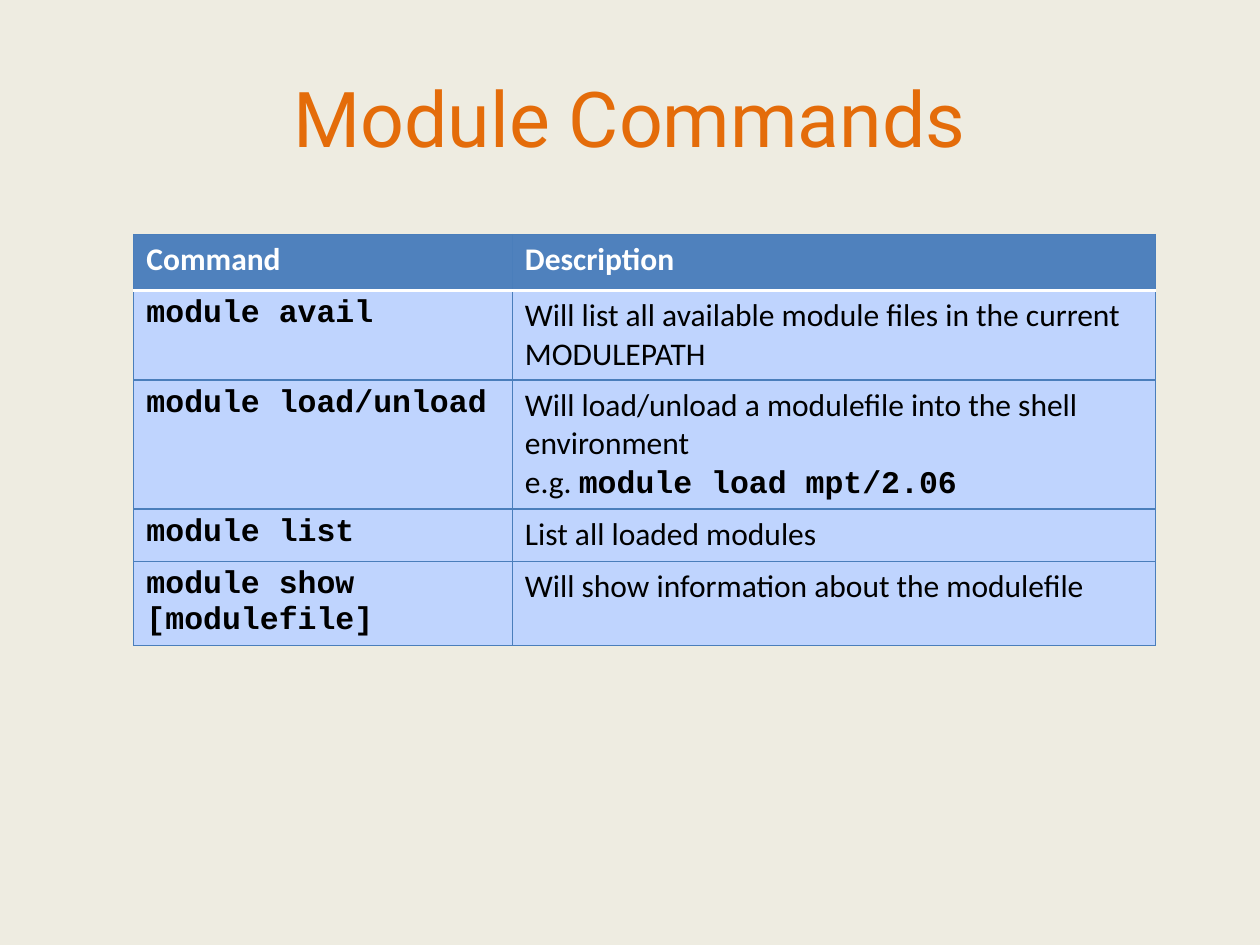
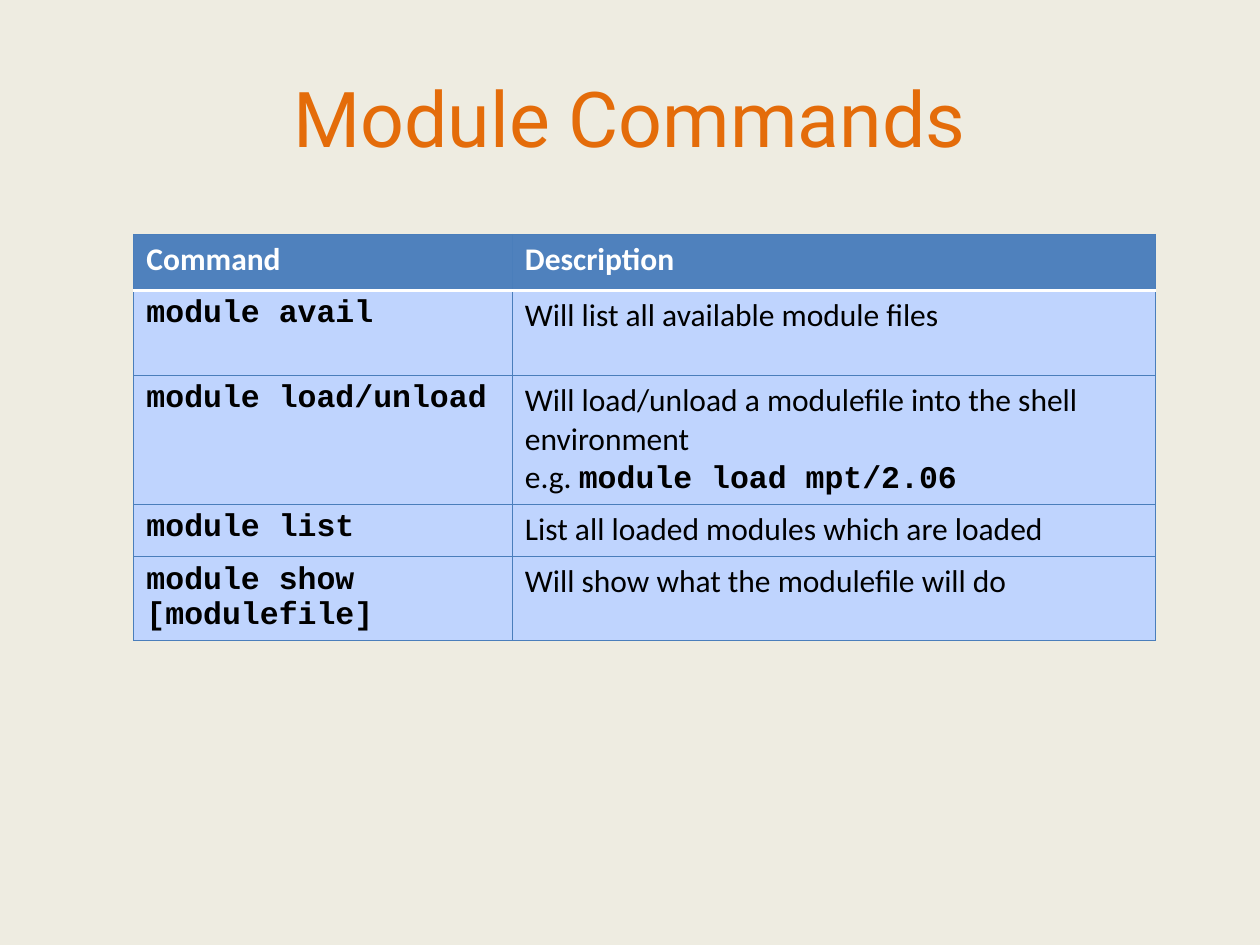
Before and after one commit to IntersectAustralia/TrainingMaterials, a slide deck: slide 20 of hpc1/03 HPC - Slides.pptx (slide 22 before the commit). Drawn at 1260x945 pixels with LibreOffice and Linux fonts; fonts in the diff are those of the drawing. Boxes give left, top, right and bottom in pixels: in the first picture for what was removed or moved away, otherwise in the second. Text is boxed around its words. In the diff, an @@ line names an element or a change of style, - is before the commit and + after.

```diff
--- a/hpc1/03 HPC - Slides.pptx
+++ b/hpc1/03 HPC - Slides.pptx
@@ table at box(134, 234, 1155, 641) @@
-row 2, column 2: Will list all available module files in the current MODULEPATH
+row 2, column 2: Will list all available module files
-row 4, column 2: List all loaded modules
+row 4, column 2: List all loaded modules which are loaded
-row 5, column 2: Will show information about the modulefile
+row 5, column 2: Will show what the modulefile will do
@@ fill none to #BFD4FE in 8 cells @@
@@ borders changed @@
```
Also in this commit, not shown: 22 other slides changed, 6 slides removed, 5 other files.
